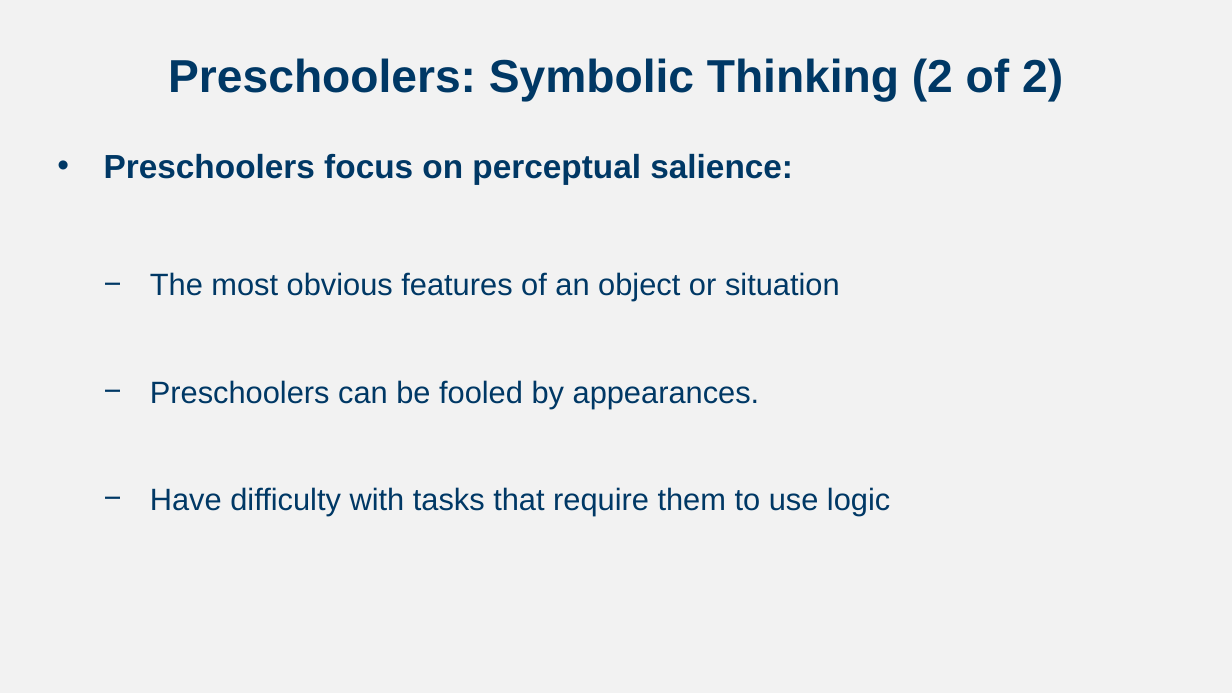
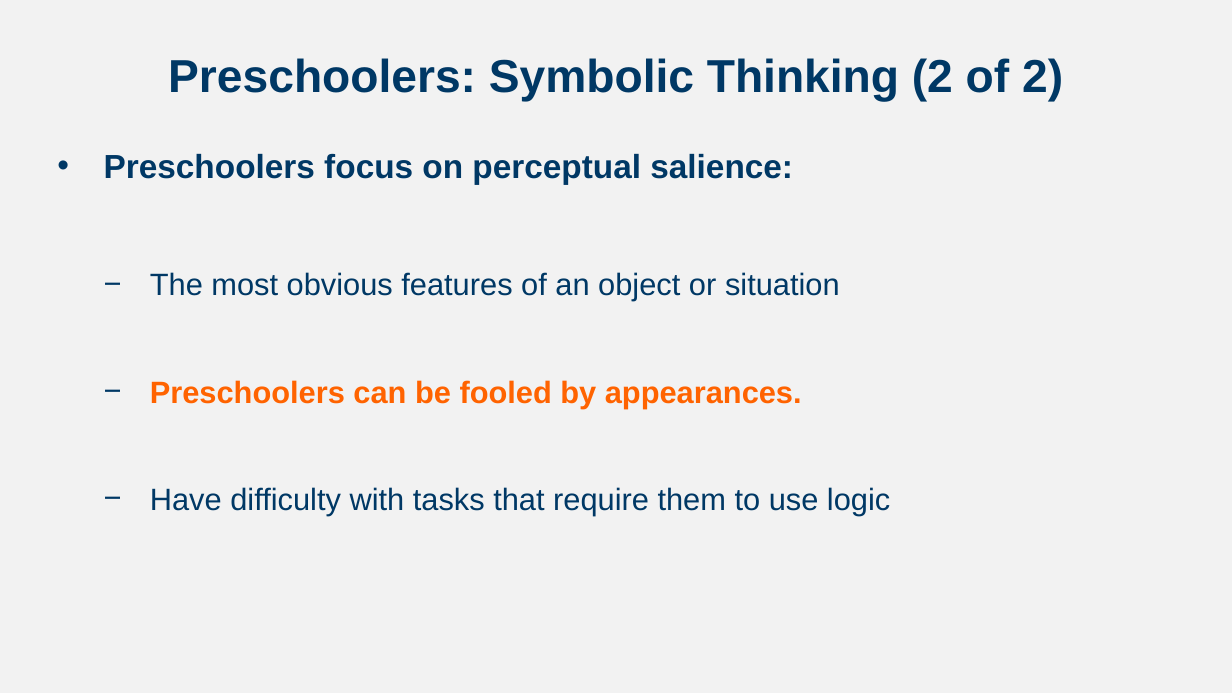
Before and after one commit to npm27/Teaching-Materials, a slide deck: slide 16 of Developmental Fall 23/Slides/Chapter 6.pptx. Drawn at 1232x693 pixels with LibreOffice and Linux fonts; fonts in the diff are those of the drawing. Boxes give left, top, right and bottom in pixels: in the first picture for what was removed or moved away, otherwise in the second. Text is boxed around its words. In the diff, an @@ line names an element or a change of style, - is before the commit and + after.

```diff
--- a/Developmental Fall 23/Slides/Chapter 6.pptx
+++ b/Developmental Fall 23/Slides/Chapter 6.pptx
@@ text at <box>150,380,802,408</box>: text colour #003865 to #FF6300, bold on in "Preschoolers can be fooled by appearances." @@
```
Also in this commit, not shown: 9 other slides changed, 4 slides added, 1 slide removed, 1 other file.
